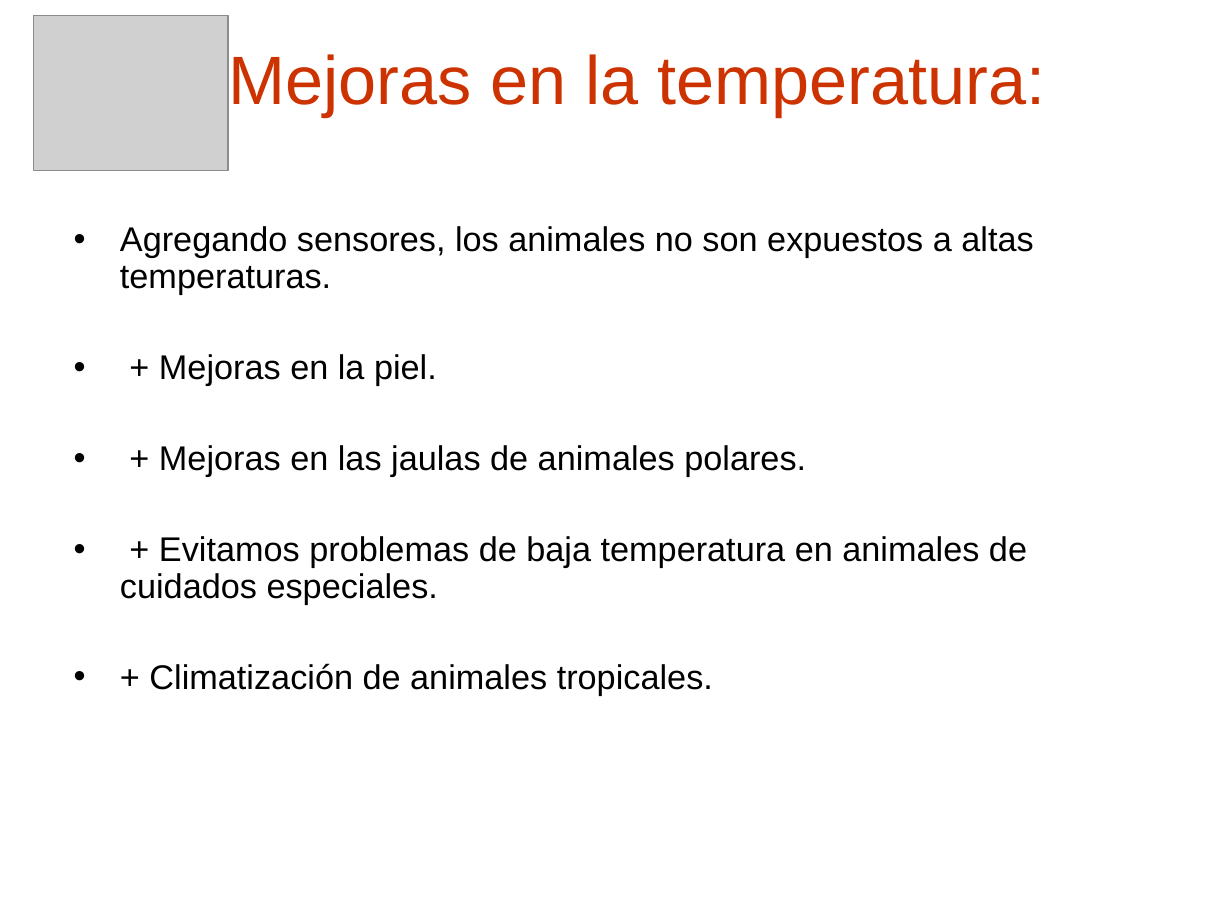
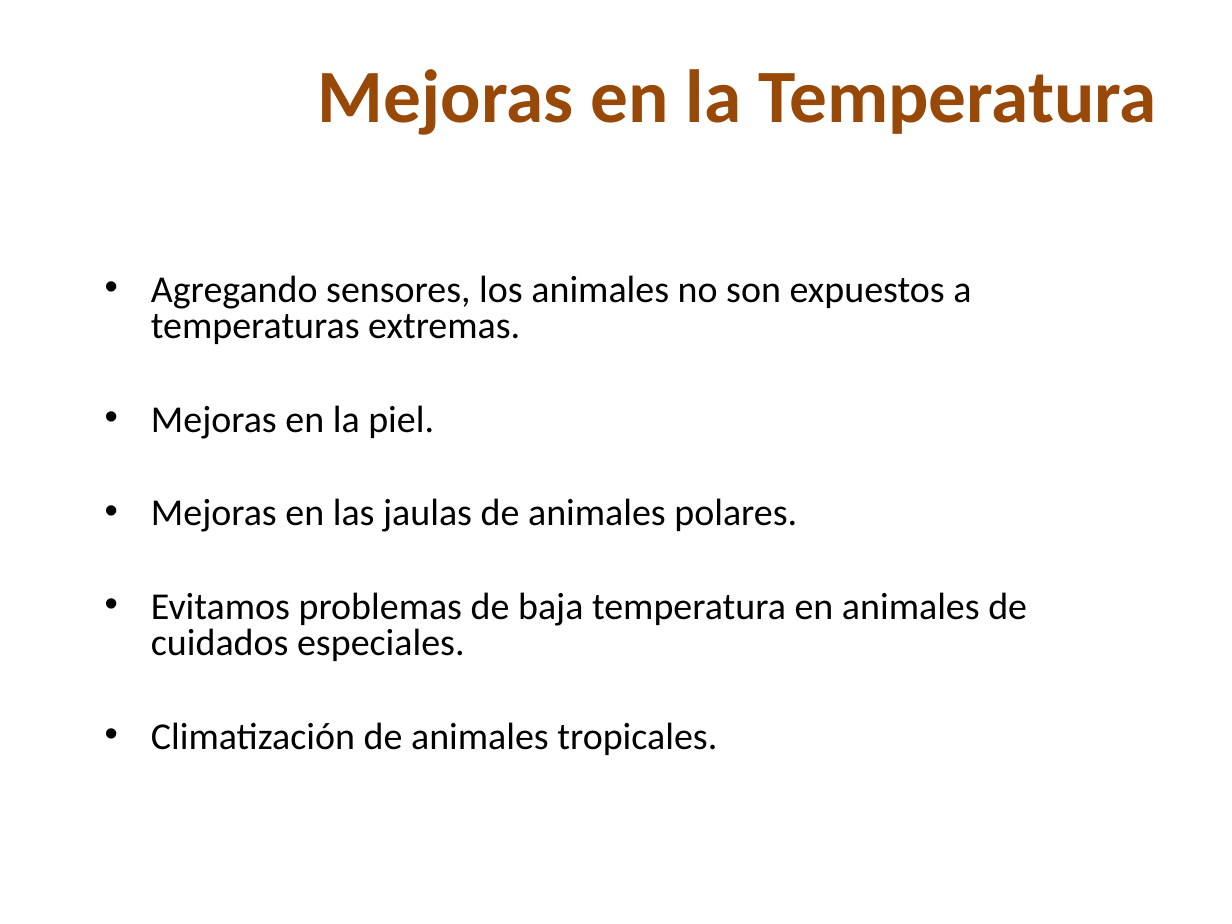
Before and after one commit to nicohen/taller-desarrollo-proyectos-i, a slide deck: slide 18 of Presentaciones/Demo Gerencial.ppt (slide 12 before the commit). Drawn at 1232x924 pixels with LibreOffice and Linux fonts; fonts in the diff are those of the drawing; grey boxes stand for pictures; background and template pictures are left out. Boxes give left, top, right and bottom in pixels: in the first picture for what was removed or moved away, otherwise in the second. Text is boxed around its words. In the diff, an @@ line names an element or a change of style, - is before the commit and + after.

```diff
--- a/Presentaciones/Demo Gerencial.ppt
+++ b/Presentaciones/Demo Gerencial.ppt
@@ picture removed at box(33, 16, 228, 171) @@
@@ title at box(318, 69, 1156, 135): text changed; size 40 to 44 pt; font Arial to Calibri; text colour #CC3300 to #984807; bold on @@
-Mejoras en la temperatura:
+Mejoras en la Temperatura
@@ text at box(151, 275, 1027, 755): text changed; size 20 to 22.2 pt; font Arial to Calibri @@
-• Agregando sensores, los animales no son expuestos a altas temperaturas.
-• + Mejoras en la piel.
-• + Mejoras en las jaulas de animales polares.
-• + Evitamos problemas de baja temperatura en animales de cuidados especiales.
-• + Climatización de animales tropicales.
+• Agregando sensores, los animales no son expuestos a temperaturas extremas.
+• Mejoras en la piel.
+• Mejoras en las jaulas de animales polares.
+• Evitamos problemas de baja temperatura en animales de cuidados especiales.
+• Climatización de animales tropicales.
```
Also in this commit, not shown: 13 other slides changed, 10 slides added, 4 slides removed.
